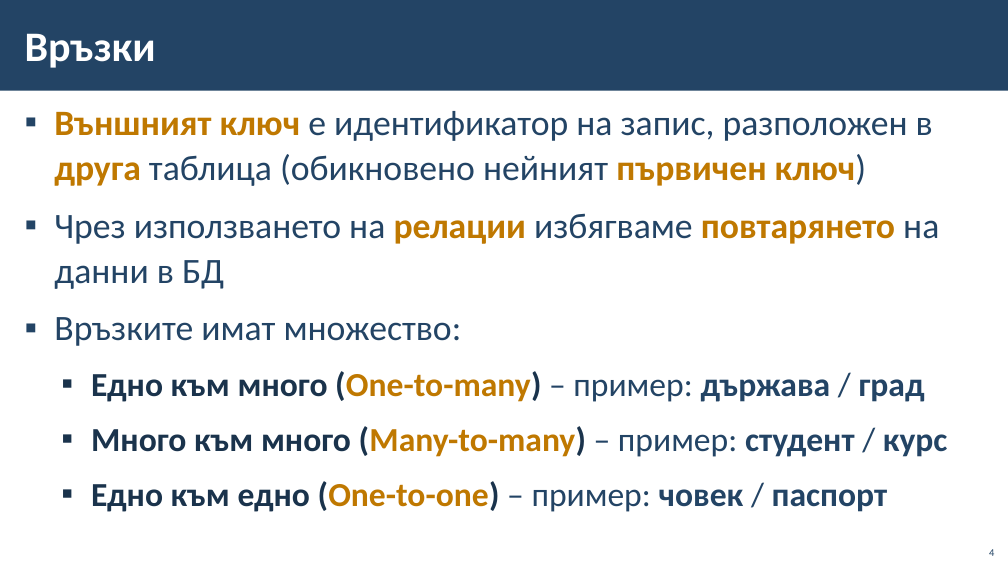
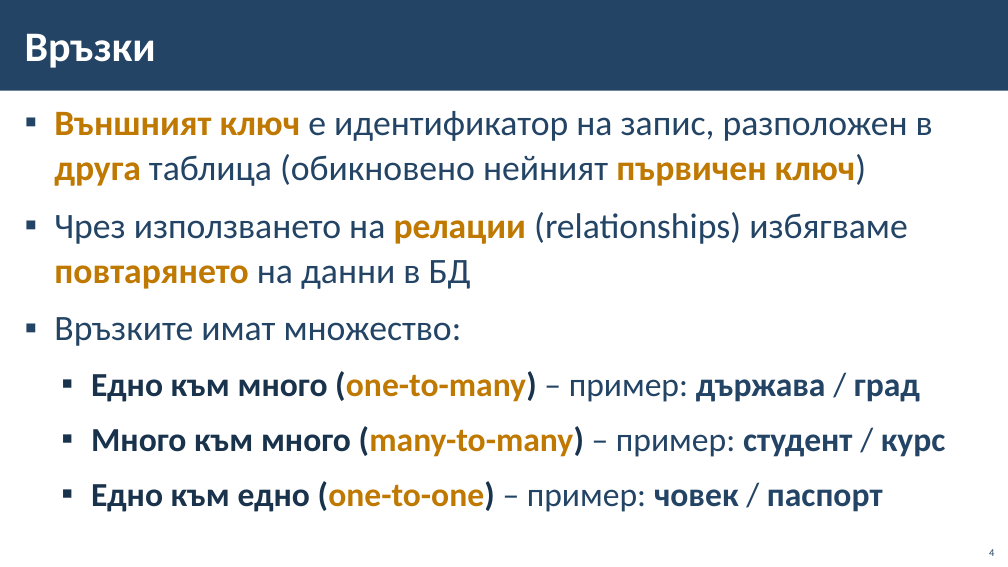
Before and after one commit to BG-IT-Edu/School-Programming, a slide deck: slide 4 of Courses/Software-Sciences/Module-3-Databases-New/07-Relationships-and-ER-Diagrams/07-Relationships-ER-Diagrams.pptx. Drawn at 1008x567 pixels with LibreOffice and Linux fonts; fonts in the diff are those of the drawing; background and template pictures are left out. Boxes give left, top, right and bottom in pixels: in the first picture for what was removed or moved away, otherwise in the second. Text is boxed around its words. In the diff, an @@ line names an element or a change of style, - is before the commit and + after.

Commit message:
Added many TODOs

```diff
--- a/Courses/Software-Sciences/Module-3-Databases-New/07-Relationships-and-ER-Diagrams/07-Relationships-ER-Diagrams.pptx
+++ b/Courses/Software-Sciences/Module-3-Databases-New/07-Relationships-and-ER-Diagrams/07-Relationships-ER-Diagrams.pptx
@@ text at bbox=[54, 212, 908, 289]: text changed @@
-▪ Чрез използването на релации избягваме повтарянето на данни в БД
+▪ Чрез използването на релации (relationships) избягваме повтарянето на данни в БД
@@ text at bbox=[91, 371, 946, 512]: text changed @@
-  ▪ Едно към много (One-to-many) – пример: държава / град
-  ▪ Много към много (Many-to-many) – пример: студент / курс
-  ▪ Едно към едно (One-to-one) – пример: човек / паспорт
+  ▪ Едно към много (one-to-many) – пример: държава / град
+  ▪ Много към много (many-to-many) – пример: студент / курс
+  ▪ Едно към едно (one-to-one) – пример: човек / паспорт
```
Also in this commit, not shown: 12 other slides changed, 3 slides added, 10 other files.
